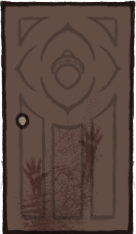
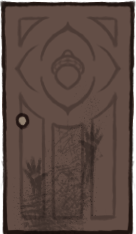
Layers edited between the first and the second 136×234 image:
"Paint Layer 15": opacity 53% → 37%, painted on it over left=0, top=0, right=136, bottom=234
painted on "Copy of Paint Layer 13" (1st of 2) over left=0, top=0, right=136, bottom=234
painted on "Paint Layer 14" over left=0, top=0, right=136, bottom=234
hid "Copy of Paint Layer 14", painted on it over left=0, top=0, right=136, bottom=234
hid "Copy of Paint Layer 13" (2nd of 2), painted on it over left=0, top=0, right=136, bottom=234
